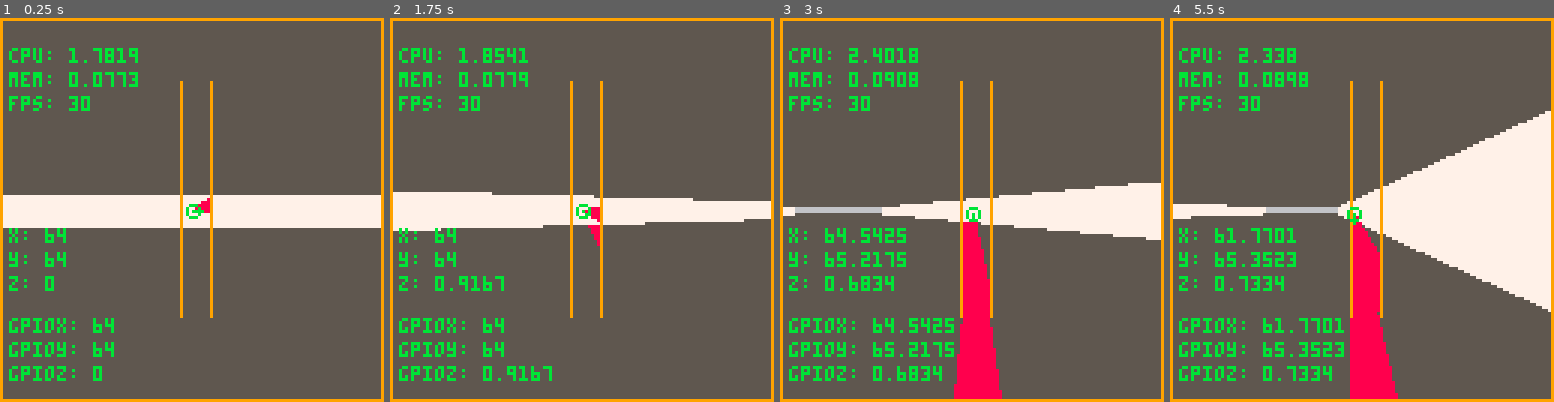
Above: before the commit, frames 1-4 (left to right).
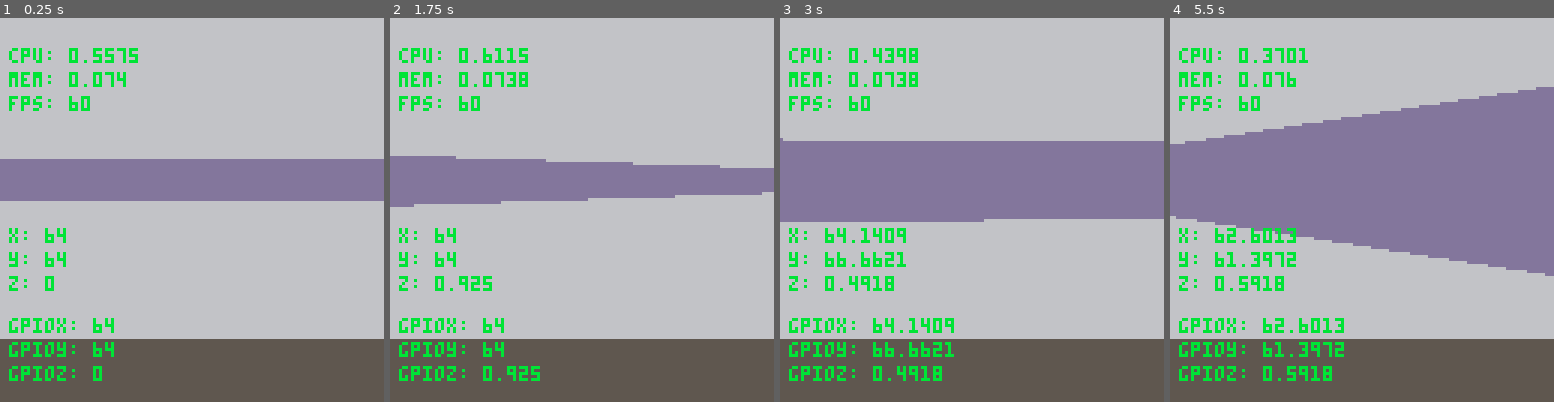
Above: after the commit, the same moments.

Repository: phearbot/pico8-raycasting
Game: PICO-8 cartridge dom.p8
The game is run twice, just before and just after one commit, with the same random seed, the same clock (stepped at 60 frames per second) and the same inputs.
Inputs:
- Up to frame 1 (0.25 s): no input
- Up to frame 2 (1.75 s): hold Right from 1.6 s (still down)
- Up to frame 3 (3 s): release Right at 2.1 s; hold Up 2.15-2.42 s; hold Right from 2.47 s (still down)
- Up to frame 4 (5.5 s): release Right at 3.03 s; hold Left 3.08-3.58 s; hold Down 3.63-3.97 s; hold Right 4.02-4.68 s; hold Up 4.73-5.03 s; hold Left from 5.08 s (still down)

The runs differ from the first frame. In frame 1, 83% of the frame differs, in the area x 0-100%, y 0-100%; in frame 2, 82%; in frame 3, 84%; in frame 4, 84%.

Commit message:
My god, the things I've done.
Lots of clean up, ripped out old methods, etc. I really liked the idea of doing the raycasting without the camera plane, but it may not be realistic.

Diff:
--- a/dom.p8
+++ b/dom.p8
@@ -16,14 +16,13 @@
 
 
 function _draw()
- cls(5) -- this color is the color of the ground
-
- a_new_hope()
- -- draw_raycast_3d()
-	draw_map()
- draw_player(player.x,player.y,player.z,11)
+ cls(6) -- this color is the color of the ground
+
+ draw_raycast_3d()
+	-- draw_map()
+ -- draw_player(player.x,player.y,player.z,11)
  --draw_other_players()
- --draw_hud()
+ draw_hud()
  --draw_debug()
 	draw_debug2()
  --draw_debug3()
@@ -78,17 +77,14 @@
 
 function tan(x) return sin(x) / cos(x) end
 
--- https://github.com/nangidev/pico-8-projects/blob/master/tech/lerp.p8
-function lerp(tar,pos,perc)
- return (1-perc)*tar + perc*pos;
-end
 -->8
 -- player stuff
 
 player = {x=64,y=64,z=0,view_dist=20}
 fov=90
-wall_scale = 128
-fovsize=-sin((fov/2)/360)
+fov_size=-sin((fov/2)/360)
+wall_scale = 164
+hud_height = 20
 
 move_interval = 1 / 60 * 10
 rotate_interval = 1 / 120
@@ -127,7 +123,7 @@
 end
 
 function draw_hud()
-
+ rectfill(0,127 - hud_height,127,127,5)
 end
 
 -->8
@@ -164,24 +160,14 @@
 -- raycasting stuff
 
 
+
+
 function draw_raycast_3d()
-
- -- draw sky
- rectfill(0,0,127,63,0)
-
- -- cast_single_ray(player.z, col)
- for col=0,127 do
-  cast_single_ray( ((player.z + (player.fov/2)) - (col * (player.fov / 128))) % 1 , col)
- end
-
-end
-
-function a_new_hope()
  -- consider moving some of these variables to the player and only calculate on rotation?
  local dir_x=cos(player.z)
  local dir_y=sin(player.z)
- local plane_x = cos(player.z + 0.25) * fovsize
- local plane_y = sin(player.z + 0.25) * fovsize
+ local plane_x = cos(player.z + 0.25) * fov_size
+ local plane_y = sin(player.z + 0.25) * fov_size
 
  for column=0,127 do -- 127 because lua includes the last number
   local camera_x = 2 * column / 128 - 1
@@ -228,12 +216,12 @@
     side_dist_x += delta_dist_x
     map_x += x_step
     side = 0
-    col_color = 7
+    col_color = 13
    else
     side_dist_y += delta_dist_y
     map_y += y_step
     side = 1
-    col_color = 6
+    col_color = 1
    end
 
    if (map_grid[map_x][map_y] == 1) then
@@ -249,120 +237,12 @@
 
   -- draw the damn thing or whatever
   col_height = flr(flr(wall_scale / perp_wall_dist) / 2)
-  line(127 - column,64 - (col_height / 2),127 - column,64 + (col_height / 2),col_color)
-  line(player.x, player.y, map_x, map_y, 8)
-
- end
-end
-
---
-function cast_single_ray(ray_ang, column)
-
- -- all of this goodness is adapted from https://lodev.org/cgtutor/raycasting.html
- -- map_[x|y] tracks the square the ray is in
- local map_x = flr(player.x)
- local map_y = flr(player.y)
- -- step values track the direction the squares are moving
- local x_step
- local y_step
- local side_dist_x
- local side_dist_y
-
- local cos_ray_ang = cos(ray_ang)
- local sin_ray_ang = sin(ray_ang)
-
- -- these are really duplicates of above, but for my sanity in debugging here they are
-  dir_x=cos(ray_ang)
-  dir_y=sin(ray_ang)
-
- -- the '1' hard coded below is assuming a "step" on the grid is 1 unit
- local delta_dist_x = abs(1 / cos_ray_ang)
- local delta_dist_y = abs(1 / sin_ray_ang)
-
-
-
- local hit = false
- local side = 0 -- 0=east/west and 1=north/south
-
- local perp_wall_dist
-
-
- -- there may be an optimization opportunity in these angle checks
- -- check if x and y needs to move in positive or negative direction
- --if (ray_ang >= -.25 and ray_ang <= .25) or (ray_ang >= .75) then
- if (dir_x > 0) then
-  x_step = 1
-  side_dist_x = (map_x + 1 - player.x) * delta_dist_x
- else
-  x_step = -1
-  side_dist_x = (player.x - map_x) * delta_dist_x
- end
-
- -- these y_step values feel backwards but it's because the grid is a q4 grid (pico8 starts graphics top left, so i drew the grid that way)
- --if (ray_ang < .5 and ray_ang > 0) then
- if (dir_y > 0) then
-  y_step = -1
-  side_dist_y = (map_y + 1 - player.y) * delta_dist_y
- else
-  y_step = 1
-  side_dist_y = (player.y - map_y) * delta_dist_y
- end
-
-
- while (not hit) do
-  if (side_dist_x < side_dist_y) then -- if hit is on an east/west wall
-   side_dist_x += delta_dist_x
-   map_x += x_step
-   side = 0
-  else -- if hit is on an north/south wall
-   side_dist_y += delta_dist_y
-   map_y += y_step
-   side = 1
-  end
-
-  -- exit condition is hitting a wall (goes infinitely basically)
-  if (map_grid[map_x][map_y] > 0) hit=true
-
- end
-
- -- this may be the wrong distance = fisheye effect
- if (side == 0) then
-  perp_wall_dist = (map_x - player.x + (1 - x_step) / 2) / dir_x
-  -- perp_wall_dist = (map_x - player.x + ((1 - x_step) / 2)) / cos_ray_ang * cos(player.z - ray_ang)
-  -- perp_wall_dist = (map_x - player.x) / cos_ray_ang * cos(player.z - ray_ang)
- else
-  perp_wall_dist = (map_y - player.y + (1 - y_step) / 2) / dir_y
-  -- perp_wall_dist = (map_y - player.y + ((1 - y_step) / 2)) / sin_ray_ang * cos(player.z - ray_ang)
-  -- perp_wall_dist = (map_y - player.y) / sin_ray_ang * cos(player.z - ray_ang)
- end
-
-  if perp_wall_dist > 20 then
-   col_color = 1
-  elseif perp_wall_dist > 10 then
-   col_color = 13
-  else
-   col_color = 14
-  end
-
- local col_height = flr(150/perp_wall_dist)
- line(column,64 - (col_height / 2),column,64 + (col_height / 2),col_color)
-
- local culur
- if (map_x == 60 or map_x == 70) then
-  culur = 12
- else
-  culur = 8
- end
-
- -- this will draw the ray being cast
- -- line(player.x,player.y,map_x,map_y,culur)
-
- -- debug
- debug_x_step = x_step
- debug_y_step = y_step
- debug_map_x = map_x
- debug_map_y = map_y
-end
+  line(127 - column,(128 - hud_height) / 2 - (col_height / 2),127 - column,(128 - hud_height) / 2 + (col_height / 2),col_color)
+  -- line(player.x, player.y, map_x, map_y, 8)
+
+ end
+end
+
 
 
 -->8
